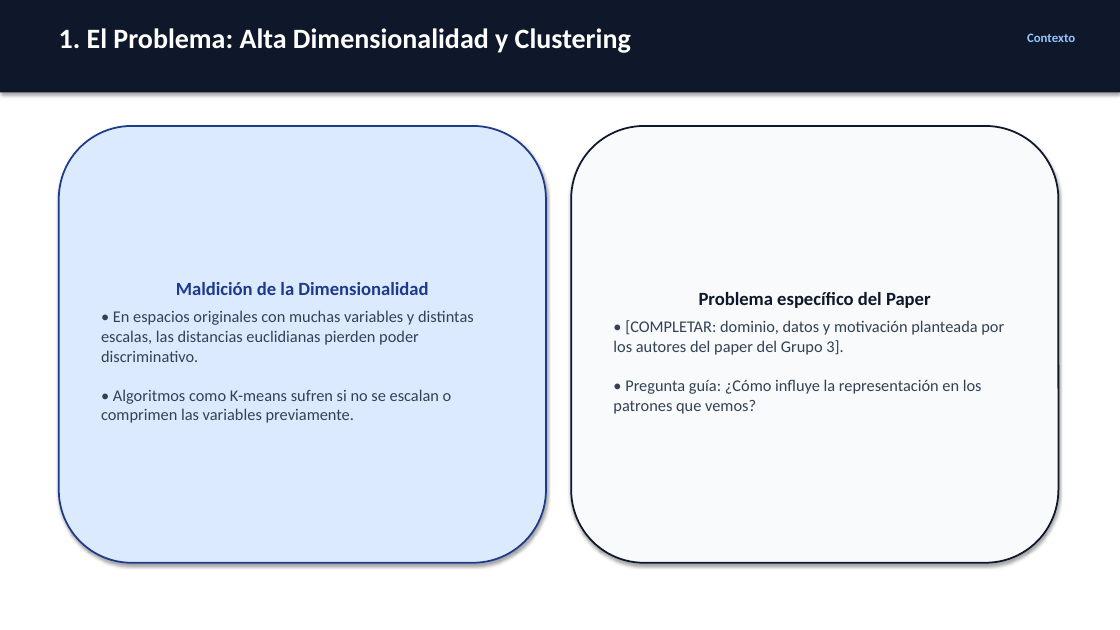
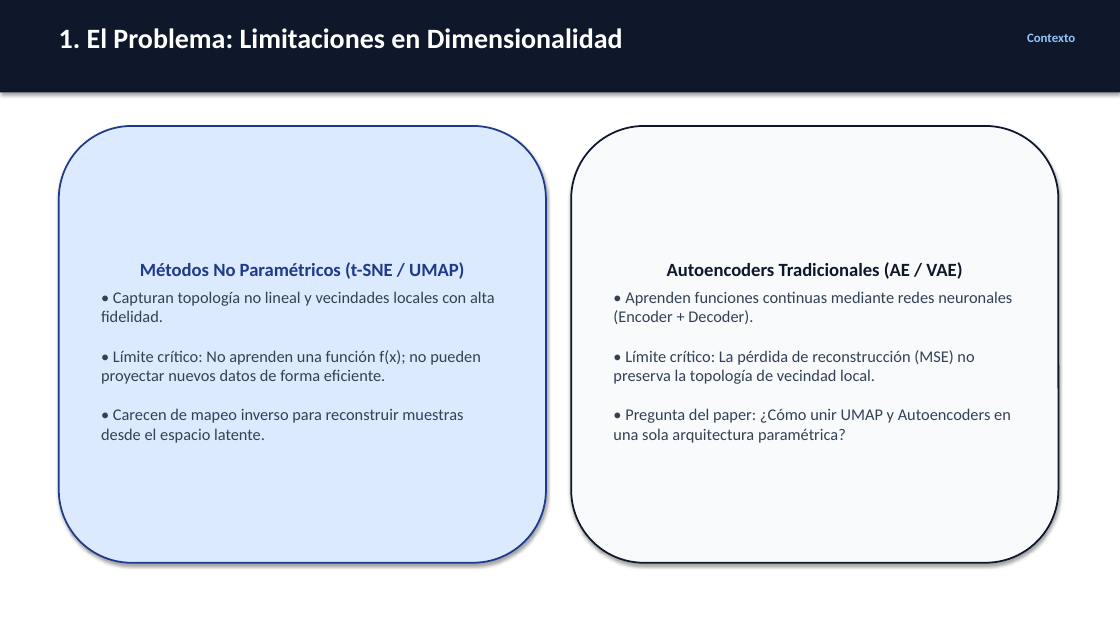
Before and after one commit to SeverichAxl/Autoencoder_UMAP_Clustering, a slide deck: slide 2 of entregables/Presentacion_Grupo3_Autoencoder_UMAP.pptx. Drawn at 1120x630 pixels with LibreOffice and Linux fonts; fonts in the diff are those of the drawing. Boxes give left, top, right and bottom in pixels: in the first picture for what was removed or moved away, otherwise in the second. Text is boxed around its words. In the diff, an @@ line names an element or a change of style, - is before the commit and + after.

Commit message:
feat: completar datos oficiales del paper Parametric UMAP (Sainburg et al., 2021) en informe, diapositivas y preguntas

```diff
--- a/entregables/Presentacion_Grupo3_Autoencoder_UMAP.pptx
+++ b/entregables/Presentacion_Grupo3_Autoencoder_UMAP.pptx
@@ text at <box>59,28,623,49</box>: text changed @@
-1. El Problema: Alta Dimensionalidad y Clustering
+1. El Problema: Limitaciones en Dimensionalidad
@@ text in rounded rectangle at <box>101,262,495,443</box>: text changed @@
-Maldición de la Dimensionalidad
-• En espacios originales con muchas variables y distintas escalas, las distancias euclidianas pierden poder discriminativo.
-• Algoritmos como K-means sufren si no se escalan o comprimen las variables previamente.
+Métodos No Paramétricos (t-SNE / UMAP)
+• Capturan topología no lineal y vecindades locales con alta fidelidad.
+• Límite crítico: No aprenden una función f(x); no pueden proyectar nuevos datos de forma eficiente.
+• Carecen de mapeo inverso para reconstruir muestras desde el espacio latente.
@@ text in rounded rectangle at <box>613,262,1012,443</box>: text changed @@
-Problema específico del Paper
-• [COMPLETAR: dominio, datos y motivación planteada por los autores del paper del Grupo 3].
-• Pregunta guía: ¿Cómo influye la representación en los patrones que vemos?
+Autoencoders Tradicionales (AE / VAE)
+• Aprenden funciones continuas mediante redes neuronales (Encoder + Decoder).
+• Límite crítico: La pérdida de reconstrucción (MSE) no preserva la topología de vecindad local.
+• Pregunta del paper: ¿Cómo unir UMAP y Autoencoders en una sola arquitectura paramétrica?
```
Also in this commit, not shown: 9 other slides changed, 1 slide added, 1 slide removed, 8 other files.
